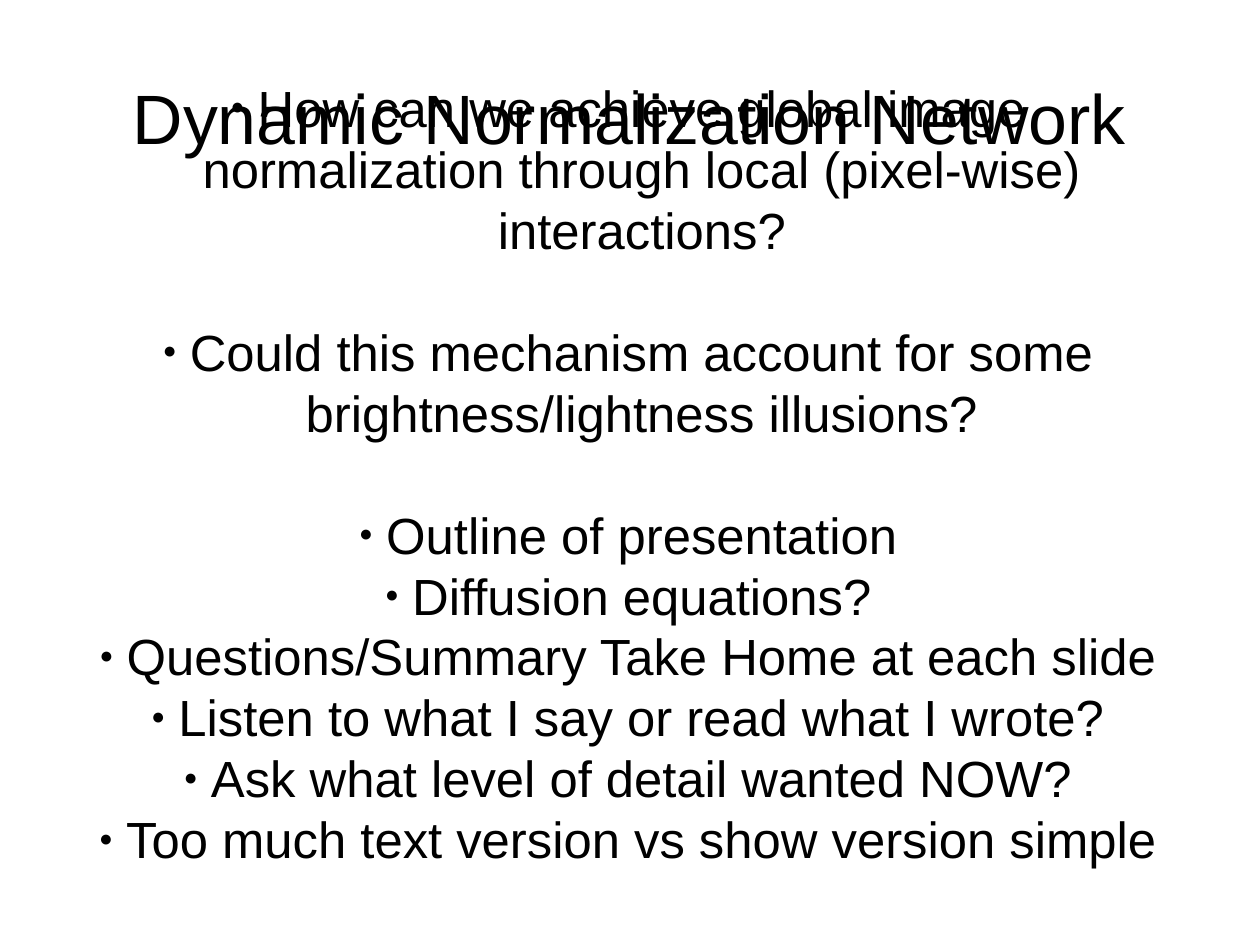
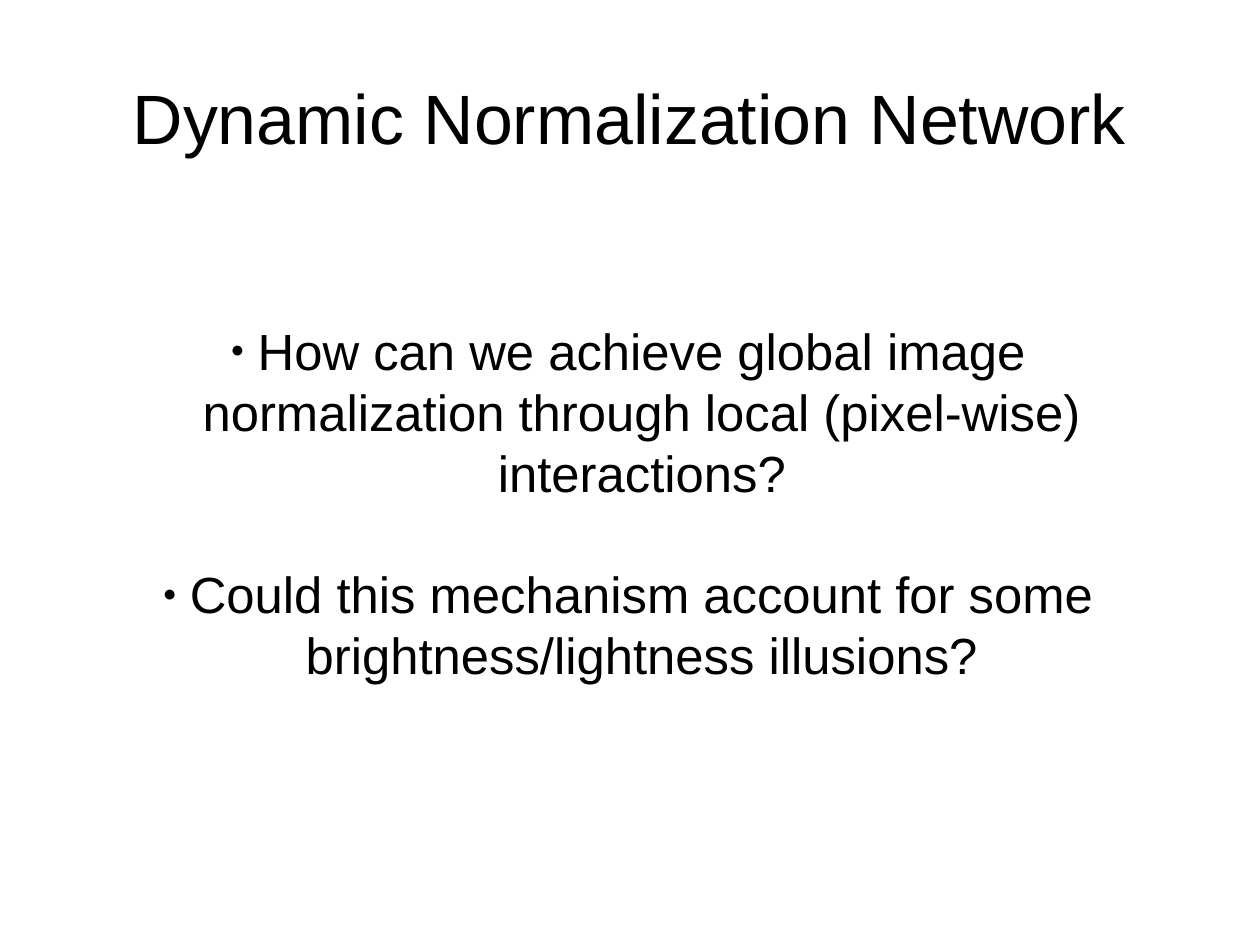
Before and after one commit to TUBvision/contAdapt_francis, a slide deck: slide 1 of Documents/Model descriptions/Dynamic normalization network presentation.odp. Drawn at 1260x945 pixels with LibreOffice and Linux fonts; fonts in the diff are those of the drawing. Boxes give left, top, right and bottom in pixels: in the first picture for what was removed or moved away, otherwise in the second. Text is boxed around its words. In the diff, an @@ line names an element or a change of style, - is before the commit and + after.

```diff
--- a/Documents/Model descriptions/Dynamic normalization network presentation.odp
+++ b/Documents/Model descriptions/Dynamic normalization network presentation.odp
@@ subtitle "How can we achieve global ...": place and size @@
-subtitle "How can we achieve global ..." at [126, 90, 1156, 869]
+subtitle "How can we achieve global ..." at [190, 333, 1093, 685]
@@ subtitle at [126, 517, 1156, 869]: paragraphs removed @@
-● Outline of presentation
-● Diffusion equations?
-● Questions/Summary Take Home at each slide
-● Listen to what I say or read what I wrote?
-● Ask what level of detail wanted NOW?
-● Too much text version vs show version simple
```
Also in this commit, not shown: 7 other slides changed, 1 slide added, 1 other file.
